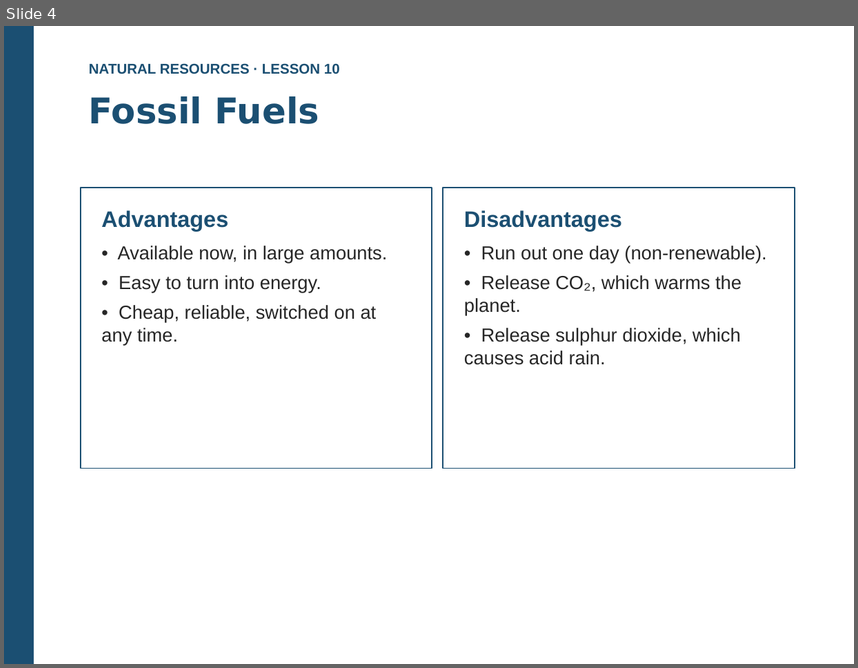
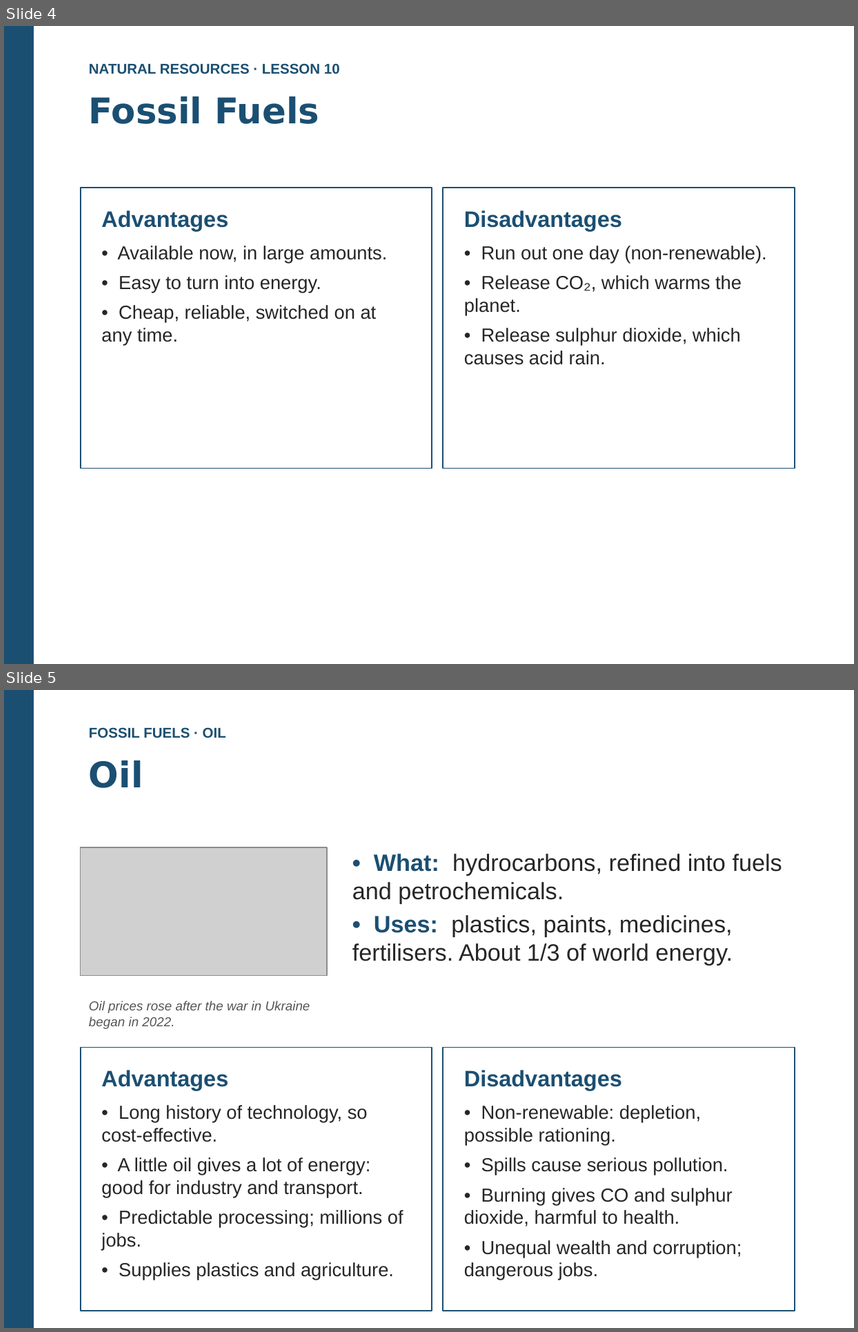
Before and after one commit to kalzei/seeh, a slide deck: materials/s6/geo/10.EN_Geo_NaturalResources_L10_ComparingEnergy.pptx. Shown one above the other, each under a label of ours: slide 4 before the commit, slides 4 and 5 after it. The pictures are 858x668 and 858x1332 pixels, drawn with LibreOffice and Linux fonts; fonts in the diff are those of the drawing; grey boxes stand for pictures. Boxes give left, top, right and bottom in pixels: in the first picture for what was removed or moved away, otherwise in the second. Text is boxed around its words. In the diff, an @@ line names an element or a change of style, - is before the commit and + after.

```diff
--- a/materials/s6/geo/10.EN_Geo_NaturalResources_L10_ComparingEnergy.pptx
+++ b/materials/s6/geo/10.EN_Geo_NaturalResources_L10_ComparingEnergy.pptx
@@ slide 5 added at (4, 690, 854, 1328), background #FFFFFF @@
@@ rectangle added at (4, 690, 34, 1328), fill #1B4F72 @@
@@ text added at (89, 727, 226, 738), 12 pt, text #1B4F72, bold @@
+FOSSIL FUELS · OIL
@@ text added at (89, 760, 143, 788), 30 pt, text #1B4F72, bold @@
+Oil
@@ picture added at (81, 847, 327, 976) @@
@@ text added at (352, 854, 782, 965), 20 pt, text #262626 @@
+• What: hydrocarbons, refined into fuels and petrochemicals.
+• Uses: plastics, paints, medicines, fertilisers. About 1/3 of world energy.
@@ text added at (89, 1000, 310, 1029), 11 pt, text #555555, italic @@
+Oil prices rose after the war in Ukraine began in 2022.
@@ rectangle added at (81, 1047, 432, 1310), fill #FFFFFF, outline #1B4F72 1 pt @@
@@ rectangle added at (444, 1047, 795, 1310), fill #FFFFFF, outline #1B4F72 1 pt @@
@@ text added at (101, 1069, 404, 1280), 16 pt, text #262626 @@
+Advantages
+• Long history of technology, so cost-effective.
+• A little oil gives a lot of energy: good for industry and transport.
+• Predictable processing; millions of jobs.
+• Supplies plastics and agriculture.
@@ text added at (464, 1069, 742, 1280), 16 pt, text #262626 @@
+Disadvantages
+• Non-renewable: depletion, possible rationing.
+• Spills cause serious pollution.
+• Burning gives CO and sulphur dioxide, harmful to health.
+• Unequal wealth and corruption; dangerous jobs.
```
Also in this commit, not shown: 19 other slides added, 1 other file.
